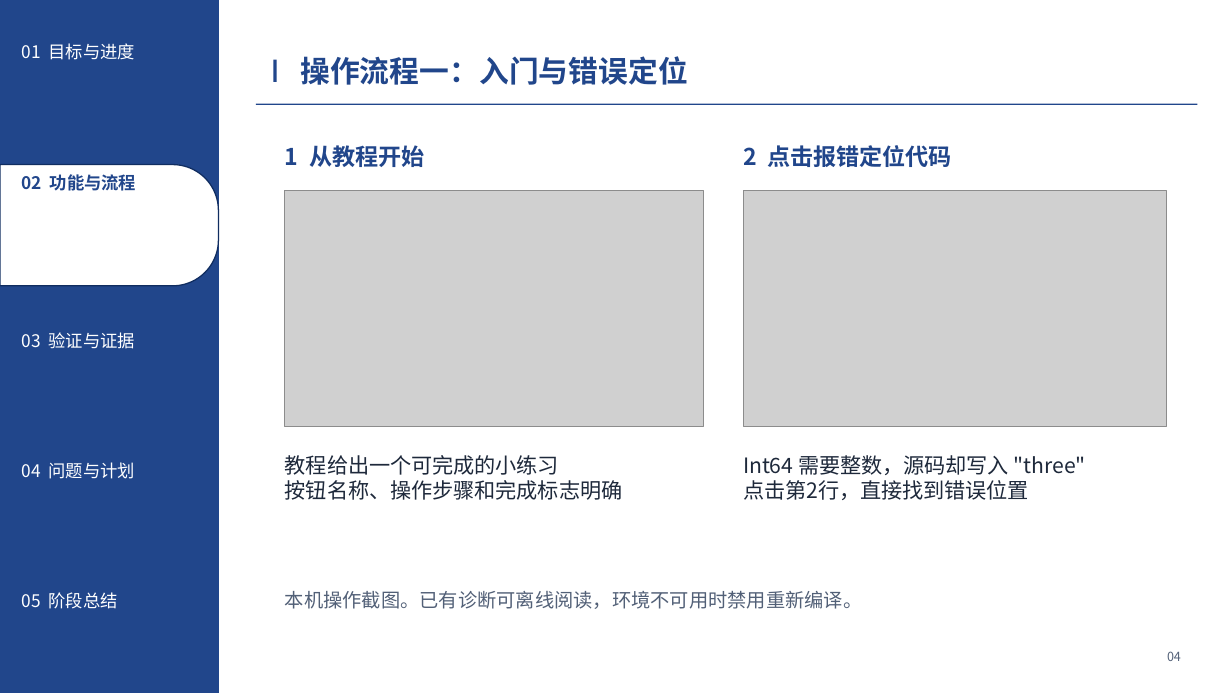
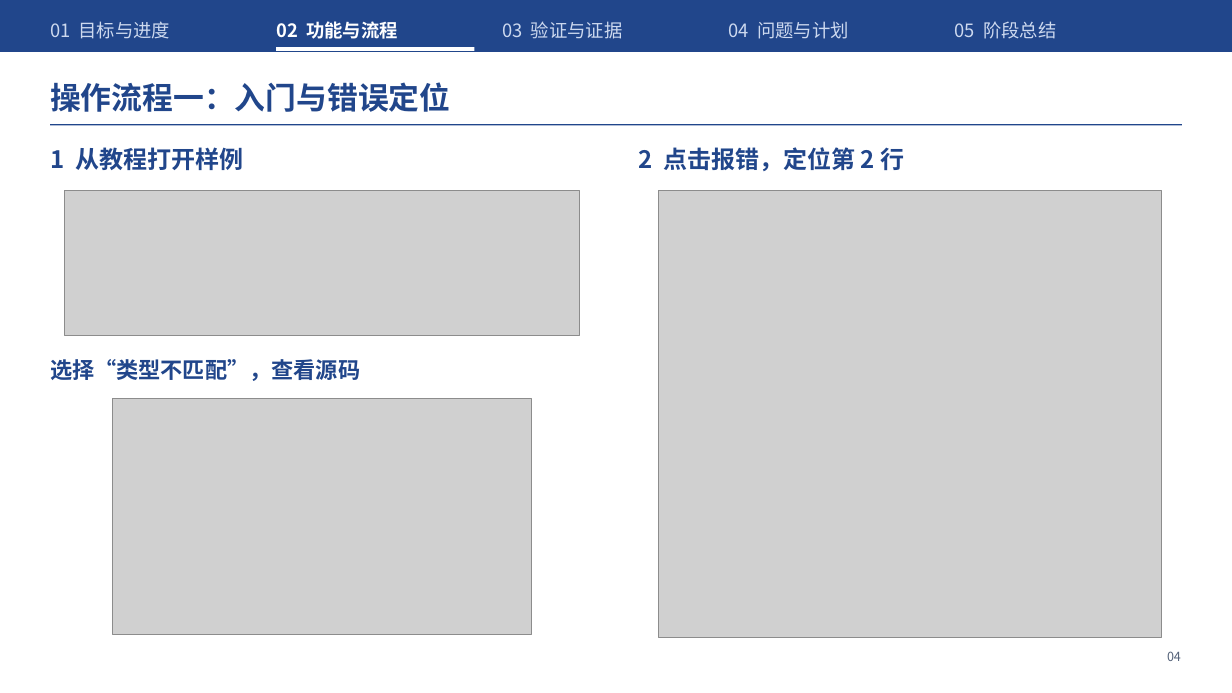
Before and after one commit to Frank72316/cangjie-code-doctor, a slide deck: slide 4 of docs/midterm-defense.pptx. Drawn at 1232x693 pixels with LibreOffice and Linux fonts; fonts in the diff are those of the drawing; grey boxes stand for pictures. Boxes give left, top, right and bottom in pixels: in the first picture for what was removed or moved away, otherwise in the second. Text is boxed around its words. In the diff, an @@ line names an element or a change of style, - is before the commit and + after.

```diff
--- a/docs/midterm-defense.pptx
+++ b/docs/midterm-defense.pptx
@@ rectangle: place and size @@
-rectangle at bbox=[0, 0, 218, 693]
+rectangle at bbox=[0, 0, 1232, 52]
@@ text "01 目标与进度": place and size @@
-text "01 目标与进度" at bbox=[22, 43, 135, 60]
+text "01 目标与进度" at bbox=[50, 21, 171, 39]
@@ text "02 功能与流程": place and size @@
-text "02 功能与流程" at bbox=[22, 174, 136, 191]
+text "02 功能与流程" at bbox=[276, 21, 398, 39]
@@ text "02 功能与流程" at bbox=[276, 21, 398, 39]: size 13.5 to 14.2 pt, text colour #21468B to #FFFFFF @@
@@ text "03 验证与证据": place and size @@
-text "03 验证与证据" at bbox=[22, 332, 135, 349]
+text "03 验证与证据" at bbox=[502, 21, 623, 39]
@@ text "04 问题与计划": place and size @@
-text "04 问题与计划" at bbox=[22, 462, 135, 479]
+text "04 问题与计划" at bbox=[729, 21, 849, 39]
@@ size 13.5 to 14.2 pt, text colour #FFFFFF to #CDD9EF in 4 elements at bbox=[50, 21, 171, 39], bbox=[502, 21, 623, 39], bbox=[729, 21, 849, 39], bbox=[955, 21, 1056, 39] @@
@@ text "05 阶段总结": place and size @@
-text "05 阶段总结" at bbox=[22, 592, 118, 609]
+text "05 阶段总结" at bbox=[955, 21, 1056, 39]
@@ rectangle added at bbox=[276, 47, 475, 51], fill #FFFFFF @@
@@ text "操作流程一：入门与错误定位": place and size @@
-text "操作流程一：入门与错误定位" at bbox=[300, 56, 688, 85]
+text "操作流程一：入门与错误定位" at bbox=[50, 82, 450, 112]
@@ text "操作流程一：入门与错误定位" at bbox=[50, 82, 450, 112]: size 23.2 to 24 pt @@
@@ rectangle removed at bbox=[274, 60, 277, 82] @@
@@ rectangle: place and size @@
-rectangle at bbox=[256, 104, 1198, 104]
+rectangle at bbox=[50, 124, 1182, 125]
@@ text at bbox=[50, 147, 243, 170]: text changed; size 18 to 18.8 pt @@
-1 从教程开始
+1 从教程打开样例
@@ text at bbox=[638, 147, 904, 171]: text changed; size 18 to 18.8 pt @@
-2 点击报错定位代码
+2 点击报错，定位第 2 行
@@ round same rect removed at bbox=[0, 165, 219, 286] @@
@@ picture added at bbox=[65, 190, 579, 335] @@
@@ picture removed at bbox=[285, 190, 703, 426] @@
@@ picture added at bbox=[658, 190, 1162, 637] @@
@@ picture removed at bbox=[743, 190, 1166, 426] @@
@@ text added at bbox=[50, 359, 360, 381], 17.2 pt, text #21468B, bold @@
+选择“类型不匹配”，查看源码
@@ picture added at bbox=[113, 398, 531, 634] @@
@@ text removed at bbox=[285, 455, 622, 500] @@
-教程给出一个可完成的小练习
-按钮名称、操作步骤和完成标志明确
@@ text removed at bbox=[743, 455, 1086, 500] @@
-Int64 需要整数，源码却写入 "three"
-点击第2行，直接找到错误位置
@@ text removed at bbox=[285, 591, 862, 609] @@
-本机操作截图。已有诊断可离线阅读，环境不可用时禁用重新编译。
```
Also in this commit, not shown: 10 other slides changed, 6 other files.
